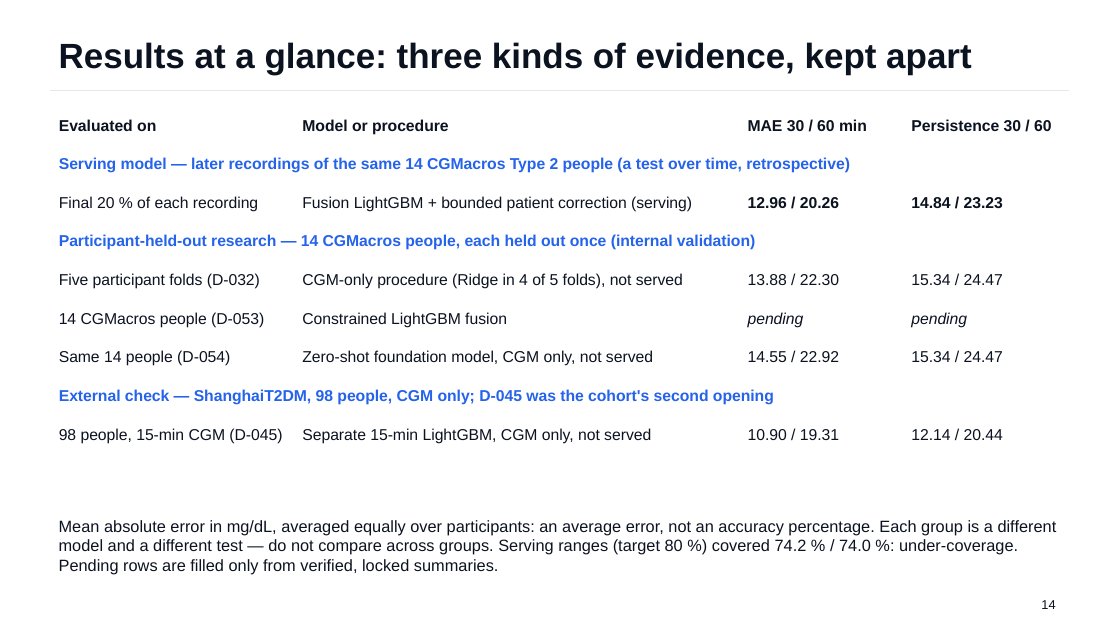
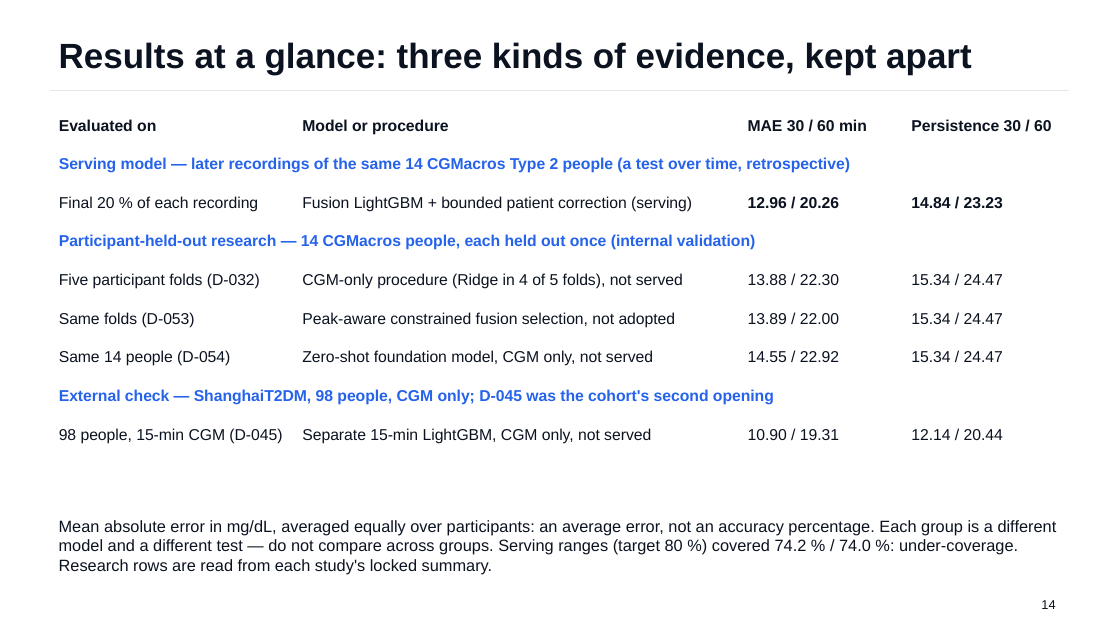
Before and after one commit to Avi36005/DigitalTwin-Challenge-Kryptonite, a slide deck: slide 14 of docs/submission/GlucoTwin_Presentation.pptx. Drawn at 1120x630 pixels with LibreOffice and Linux fonts; fonts in the diff are those of the drawing. Boxes give left, top, right and bottom in pixels: in the first picture for what was removed or moved away, otherwise in the second. Text is boxed around its words. In the diff, an @@ line names an element or a change of style, - is before the commit and + after.

Commit message:
submission: D-053 result (primary gate not met, not adopted) in README, deck, script and judge guide from its locked summary; evidence manifest checks D-053 and D-054 with artifact hashes; recording checklist

```diff
--- a/docs/submission/GlucoTwin_Presentation.pptx
+++ b/docs/submission/GlucoTwin_Presentation.pptx
@@ table at [50, 113, 1067, 461] @@
-row 6: 14 CGMacros people (D-053) | Constrained LightGBM fusion | pending | pending
+row 6: Same folds (D-053) | Peak-aware constrained fusion selection, not adopted | 13.89 / 22.00 | 15.34 / 24.47
@@ text at [59, 520, 1057, 574]: text changed @@
-Mean absolute error in mg/dL, averaged equally over participants: an average error, not an accuracy percentage. Each group is a different model and a different test — do not compare across groups. Serving ranges (target 80 %) covered 74.2 % / 74.0 %: under-coverage. Pending rows are filled only from verified, locked summaries.
+Mean absolute error in mg/dL, averaged equally over participants: an average error, not an accuracy percentage. Each group is a different model and a different test — do not compare across groups. Serving ranges (target 80 %) covered 74.2 % / 74.0 %: under-coverage. Research rows are read from each study's locked summary.
```
Also in this commit, not shown: 1 other slide changed, 13 other files.
